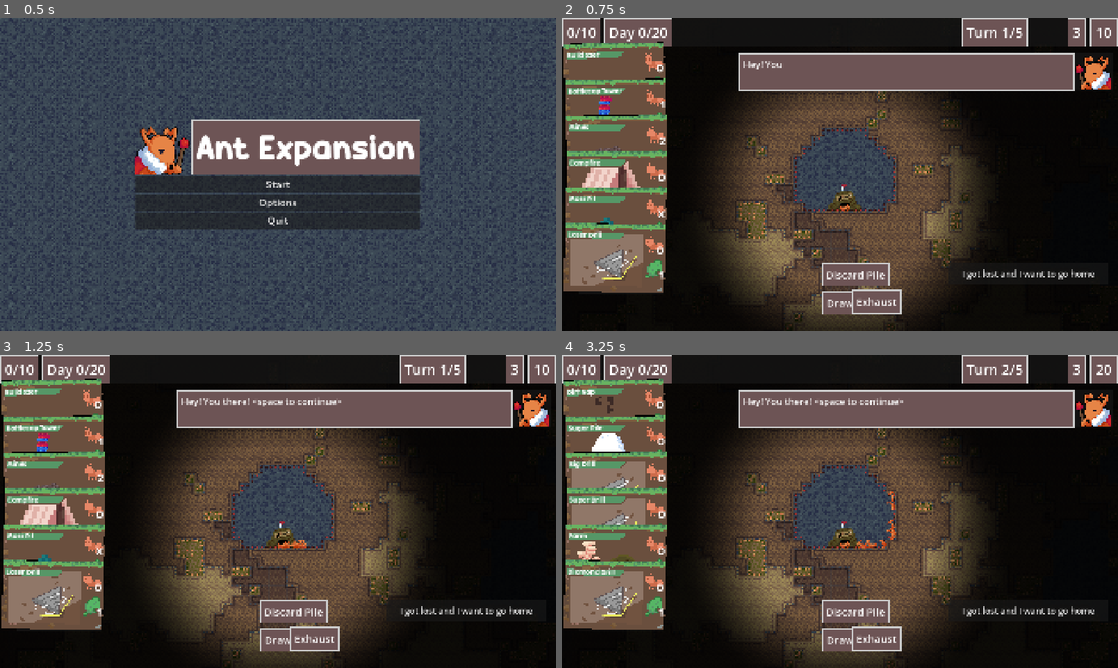
Above: before the commit, frames 1-4 (two rows, left to right).
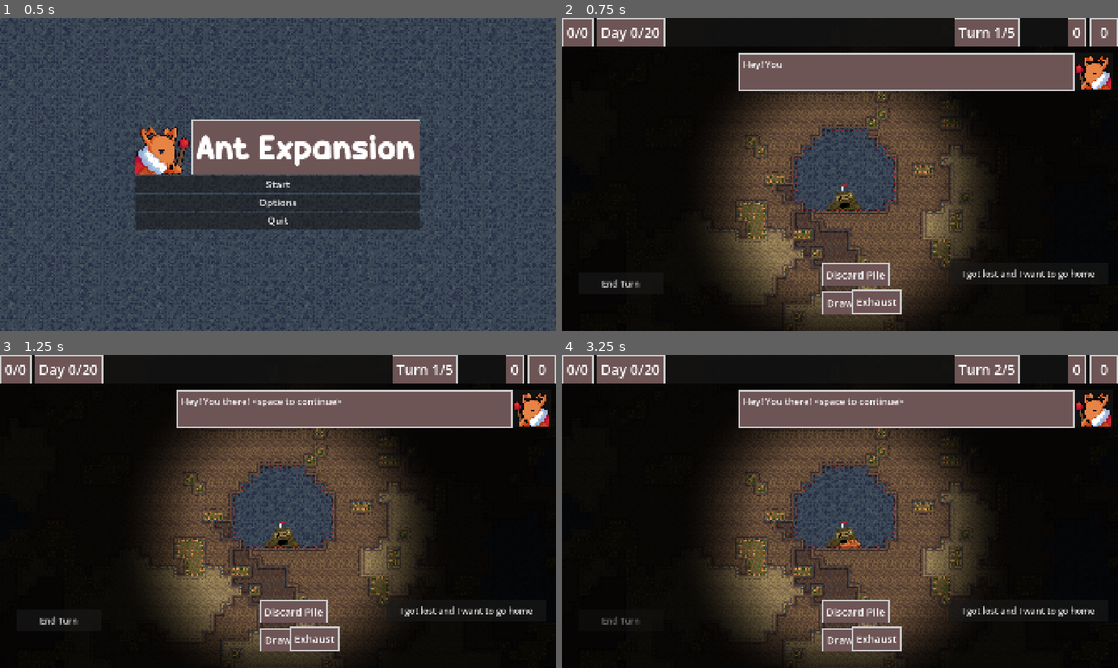
Above: after the commit, the same moments.

Repository: zunda-arrow/pizza-jam-16
Game: Godot game, scene res://menu/menu.tscn
The game is run twice, just before and just after one commit, with the same random seed, the same clock (stepped at 60 frames per second) and the same inputs. The engine's default icon, where the game draws it, is replaced by a stand-in: a white triangle on a blue panel in a dark square.
Inputs:
- Up to frame 1 (0.5 s): no input
- Up to frame 2 (0.75 s): click "Start" at 0.5 s
- Up to frame 3 (1.25 s): no input
- Up to frame 4 (3.25 s): click "I got lost and I want to go h…" at 1.25 s; click "I got lost and I want to go h…" at 2 s; click "End Turn" at 2.75 s

Frame 1 is identical in both runs. In frame 2, 15% of the frame differs, in the area x 0-99%, y 0-88%; in frame 3, 16%; in frame 4, 16%.
Error before the commit: Invalid call to function 'utilize' in base 'Node2D (utility_manager.gd)'. Expected 3 argument(s). (res://game/arena.gd:350)
Error after the commit: Invalid access to property or key 'rarity' on a base object of type 'null instance'. (res://shop/shop.gd:48)

Commit message:
Update all_cards.gd

Diff:
--- a/cards/all_cards.gd
+++ b/cards/all_cards.gd
@@ -30,4 +30,9 @@
 	load("res://resources/cards/club_drill.tres"),
 	load("res://resources/cards/diamond_drill.tres"),
 	load("res://resources/cards/queen_statue.tres"),
+	load("res://resources/cards/sweet_nectar.tres"),
+	load("res://resources/cards/energy_bank.tres"),
+	load("res://resources/cards/perpetual_stew.tres"),
+	load("res://resources/cards/lichen_bark.tres"),
+	load("res://resources/cards/composter.tres"),
 ]
